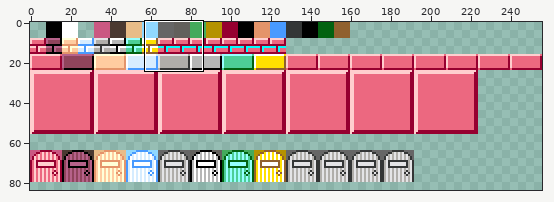
Sprite sheet -- src/apps/myApps/pgDw/bin/data/img/mapchip.png. Above, an overview of the earlier version with the close-up marked.
Close-up. Before:
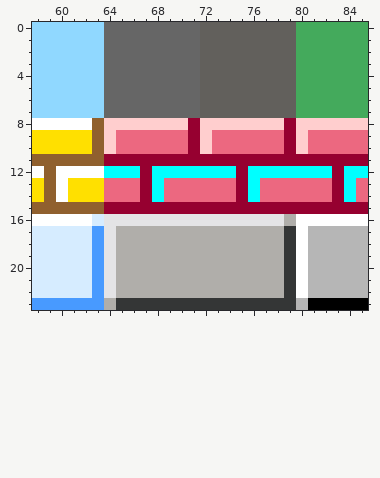
The file is 256x256 pixels. Colours within 5 levels of each other are drawn and written as one. Shown: x 58..85, y 0..23. The wide view leaves out empty margins.
The same view after the edit:
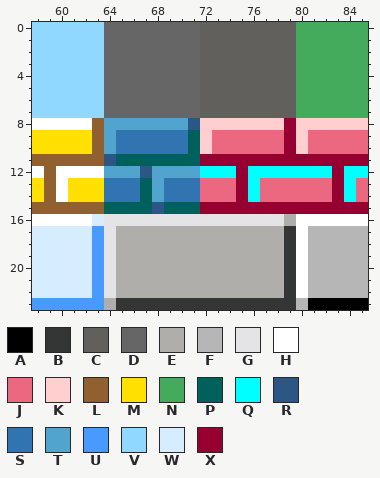
Palette (. is transparent): A #000000  B #343636  C #62605c  D #666666  E #b0aeaa  F #b6b6b6  G #e4e4e6  H #ffffff  J #ec6880  K #ffcece  L #90602e  M #ffe000  N #44aa5c  P #00605c  Q #00ffff  R #2c5684  S #3074b2  T #50a4ce  U #489aff  V #90d8ff  W #d6ecff  X #960030
The edit:
Changed rows in their new state; - is an unchanged pixel.
first column x 64:
 8 TTTTTTTR
 9 TSSSSSSP
10 TSSSSSSP
11 RPPPPPPP
12 TTTRTTTT
13 SSSPTSSS
14 SSSPTSSS
15 PPPPRPPP
Pixel boxes of the changes (left, top, right, bottom) in both close-ups:
changed: (104, 118, 200, 214)
